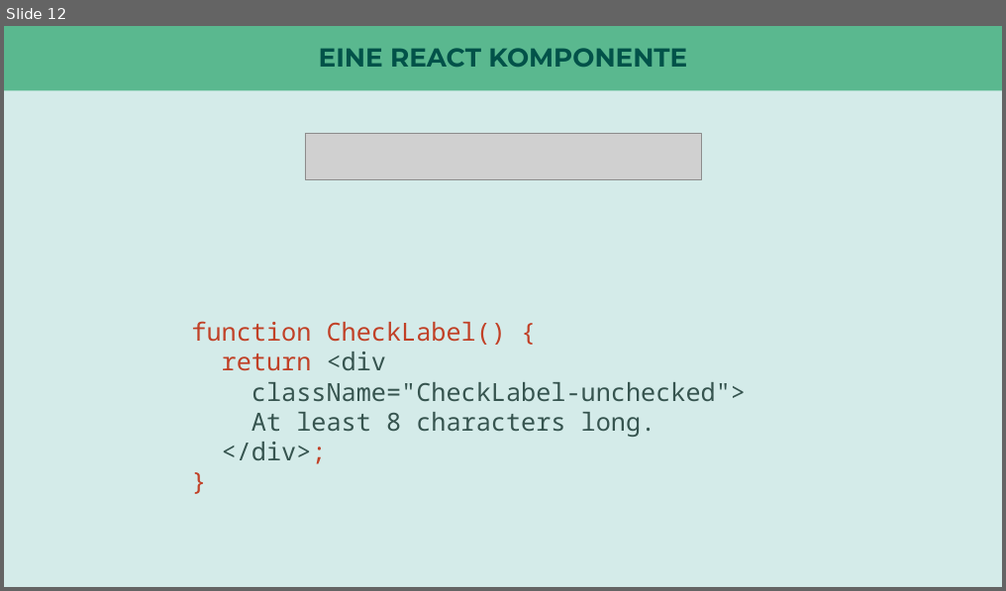
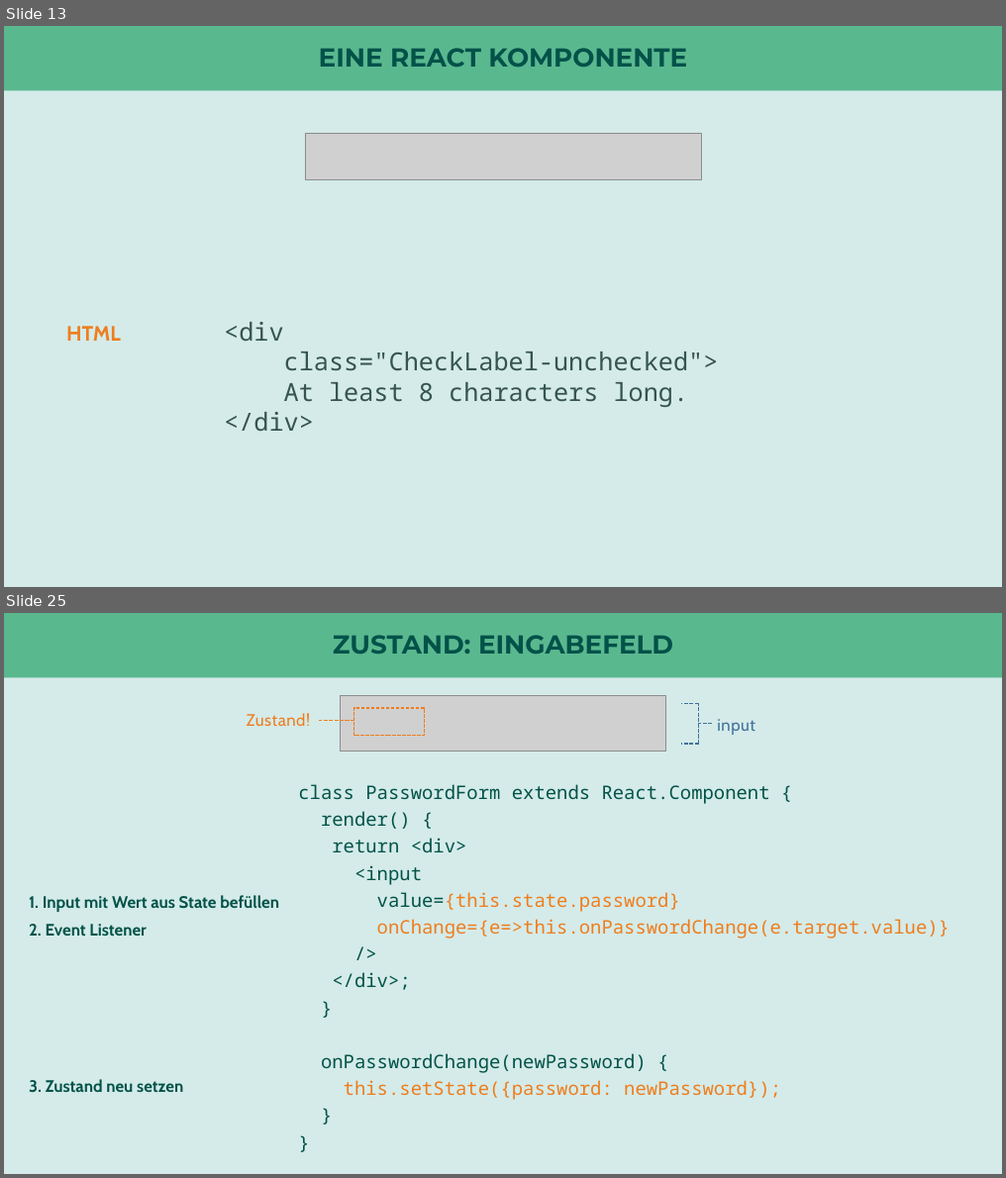
Before and after one commit to nilshartmann/react-talk, a slide deck: react-talk.pptx. Shown one above the other, each under a label of ours: slide 12 before the commit, slides 13 and 25 after it; the slides between them are not shown. The pictures are 1006x591 and 1006x1178 pixels, drawn with LibreOffice and Linux fonts; fonts in the diff are those of the drawing; grey boxes stand for pictures. Boxes give left, top, right and bottom in pixels: in the first picture for what was removed or moved away, otherwise in the second. Text is boxed around its words. In the diff, an @@ line names an element or a change of style, - is before the commit and + after.

```diff
--- a/react-talk.pptx
+++ b/react-talk.pptx
@@ slide 25 added at [4,613,1002,1174], background #D4EBE9; not listed: 1 template element that a slide beside it also shows @@
@@ title added at [333,635,673,654], 25 pt, text #025249, bold @@
+ZUSTAND: EINGABEFELD
@@ picture added at [341,695,665,751] @@
@@ text added at [247,713,310,726], 16 pt, text #EF7D1D @@
+Zustand!
@@ line added from (354, 720) to (319, 720), #EF7D1D 1.3 pt dashed @@
@@ rectangle added at [354,708,425,735], outline #EF7D1D 1.2 pt dashed @@
@@ group added at [681,703,755,744]: 4 lines, 1 text @@
+input
@@ text added at [298,784,949,1100], 18 pt, text #025249 @@
+class PasswordForm extends React.Component {
+render() {
+return <div>
+<input
+value={this.state.password}
+onChange={e=>this.onPasswordChange(e.target.value)}
+/>
+</div>;
+}
+onPasswordChange(newPassword) {
+this.setState({password: newPassword});
+}
+}
@@ text added at [29,895,279,912], 16 pt, text #025249, bold @@
+1. Input mit Wert aus State befüllen
@@ text added at [29,924,147,936], 16 pt, text #025249, bold @@
+2. Event Listener
@@ text added at [29,1079,183,1092], 16 pt, text #025249, bold @@
+3. Zustand neu setzen
@@ what was slide 12 is now slide 13 @@
@@ slide 13 changed as well @@
@@ text at [224,322,719,371]: text changed @@
-function CheckLabel() {
-return <div
-className="CheckLabel-unchecked">
+<div
+class="CheckLabel-unchecked">
@@ text "<div": place and size @@
-text "<div" at [191,321,746,465]
+text "<div" at [224,322,719,431]
@@ text added at [66,326,121,341], 20 pt, text #EF7D1D, bold @@
+HTML
@@ text at [224,412,314,431]: text changed @@
-</div>;
-}
+</div>
```
Also in this commit, not shown: 4 other slides changed, 20 other slides added, 1 slide removed, 2 other files.
